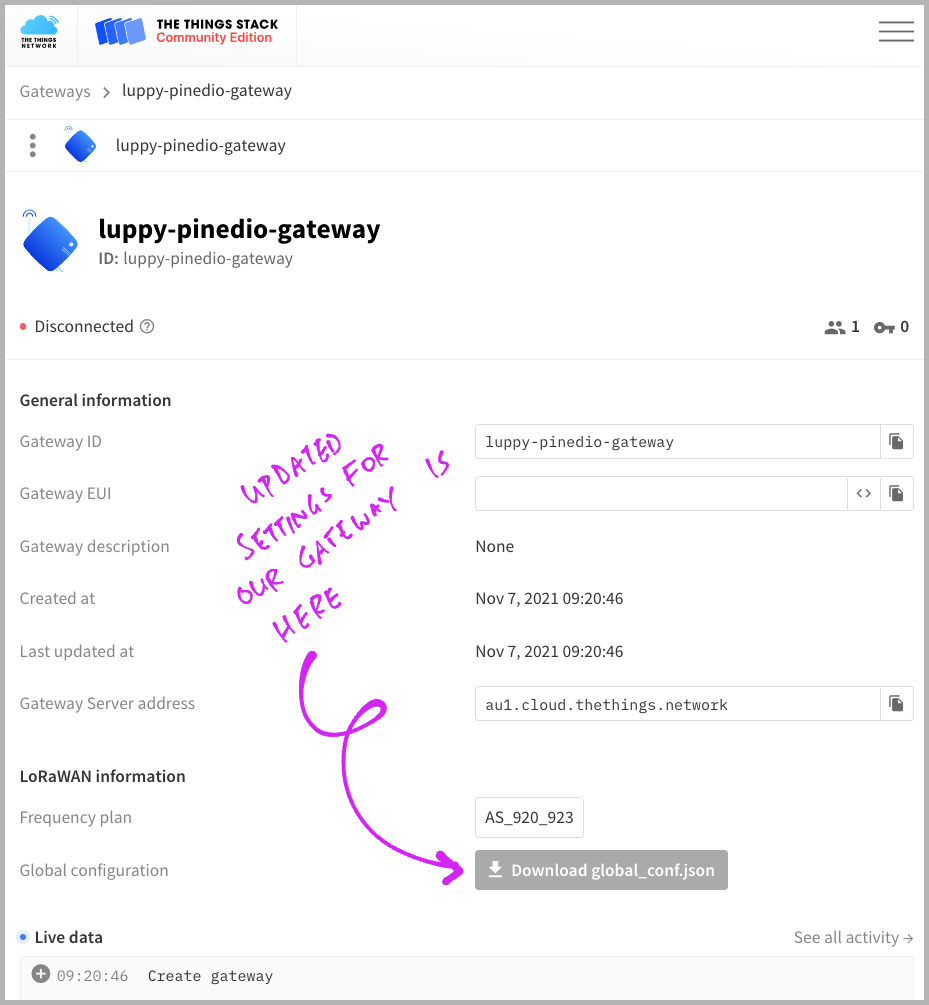
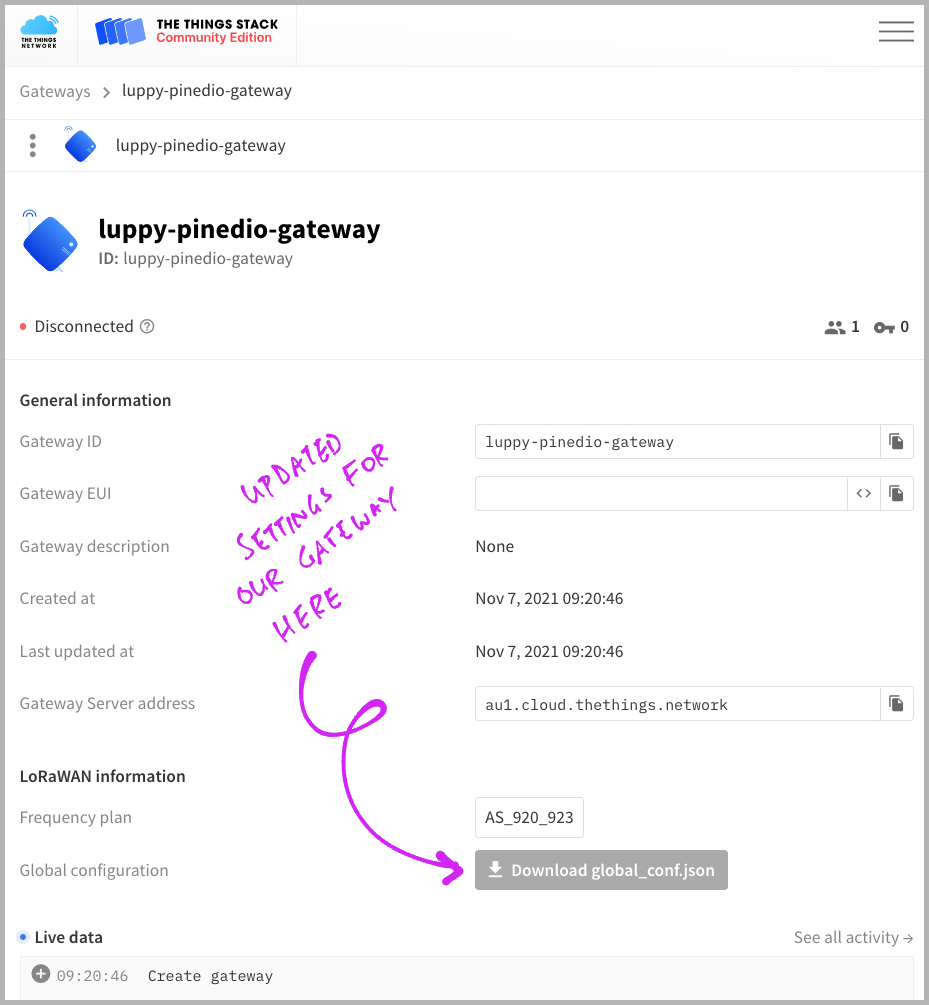
Layers edited between the first and the second 929 × 1005 image:
painted on "Layer 3" over <box>425,450,449,478</box>
